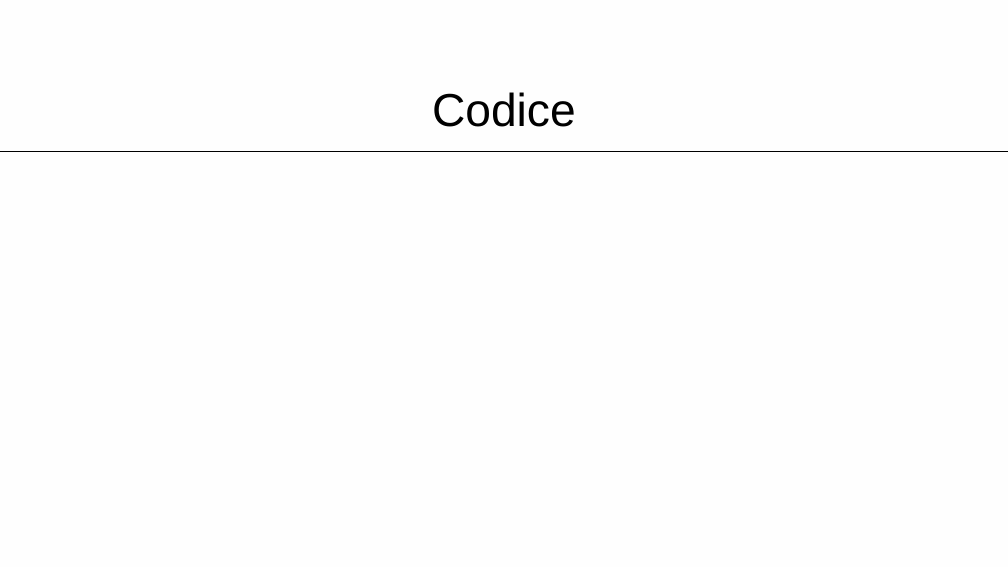
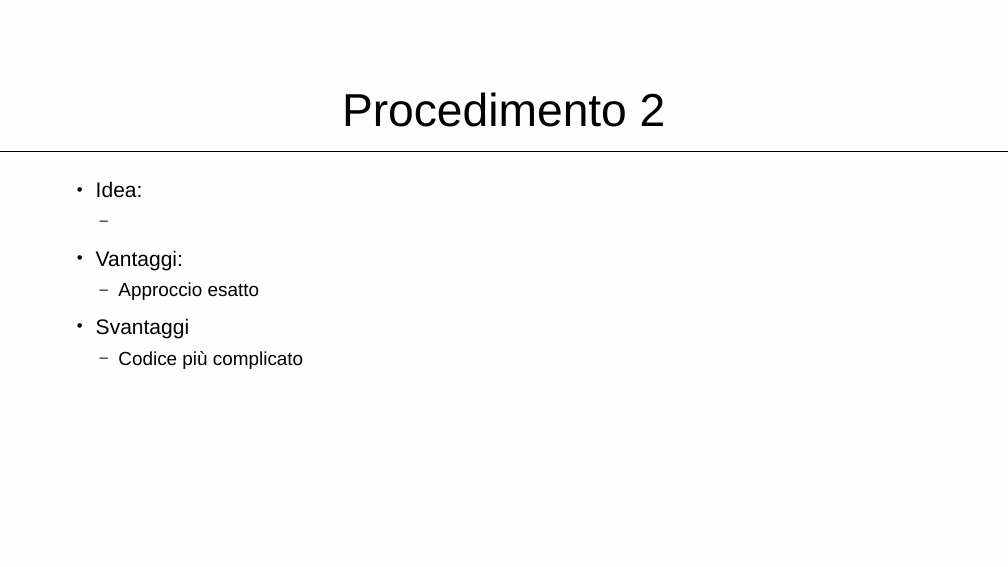
Before and after one commit to gabrialessi/MapOfTasks, a slide deck: slide 6 of Presentazione.pptx. Drawn at 1008x567 pixels with LibreOffice and Linux fonts; fonts in the diff are those of the drawing. Boxes give left, top, right and bottom in pixels: in the first picture for what was removed or moved away, otherwise in the second. Text is boxed around its words. In the diff, an @@ line names an element or a change of style, - is before the commit and + after.

```diff
--- a/Presentazione.pptx
+++ b/Presentazione.pptx
@@ title at <box>342,92,666,127</box>: text changed @@
-Codice
+Procedimento 2
@@ text added at <box>96,181,303,369</box>, 18 pt, text #000000 @@
+• Idea:
+• Vantaggi:
+  – Approccio esatto
+• Svantaggi
+  – Codice più complicato
```
Also in this commit, not shown: 3 other slides changed, 1 slide added, 1 slide removed.
